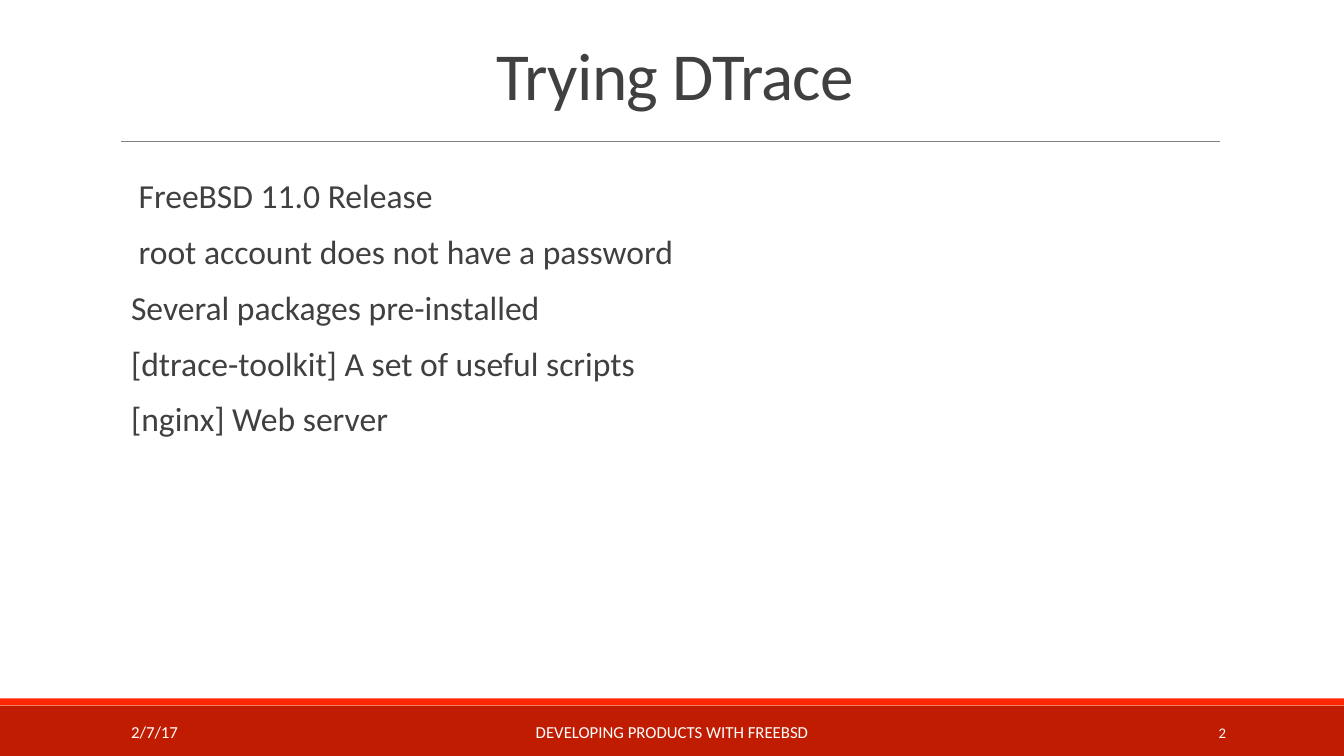
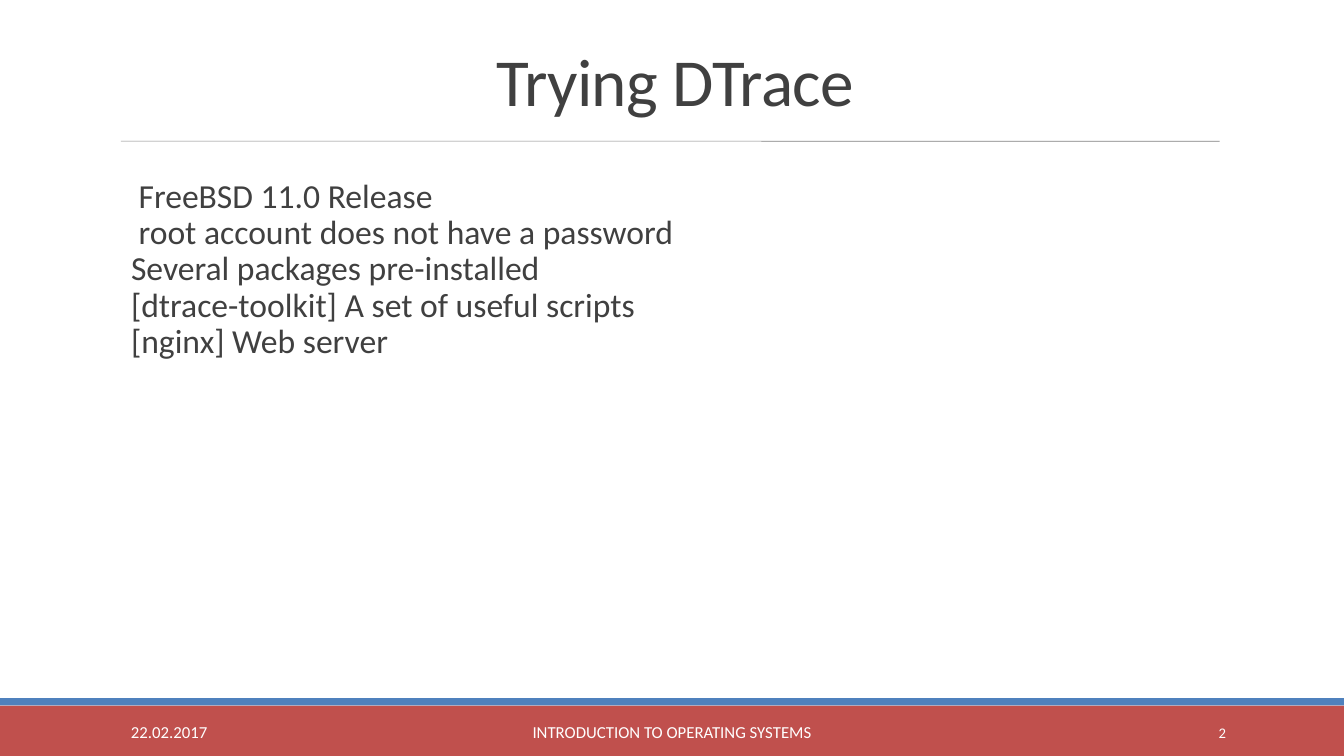
Before and after one commit to teachbsd/course, a slide deck: slide 2 of undergraduate/labs/setup.pptx. Drawn at 1344x756 pixels with LibreOffice and Linux fonts; fonts in the diff are those of the drawing; background and template pictures are left out. Boxes give left, top, right and bottom in pixels: in the first picture for what was removed or moved away, otherwise in the second. Text is boxed around its words. In the diff, an @@ line names an element or a change of style, - is before the commit and + after.

Commit message:
Fix the footers
Some footers in the slides presented so far had „Developing products
with FreeBSD“ in the footer. I changed that to read „Introduction to
Operating Systems“. The other slides have the same problem, but I only
fixed the ones we presented so far.

```diff
--- a/undergraduate/labs/setup.pptx
+++ b/undergraduate/labs/setup.pptx
@@ text "Trying DTrace" at [497, 60, 854, 118]: line spacing 0.85 to 1 @@
@@ line (121, 141) - (1220, 141): stroke #808080 0.5 pt to #808080 0.51 pt @@
@@ text "FreeBSD 11.0 Release" at [131, 184, 673, 359]: less space between paragraphs @@
@@ rectangle at [0, 706, 1344, 756]: fill #C01C01 to #C0504D @@
@@ rectangle at [0, 699, 1344, 706]: fill #FF2602 to #4F81BD @@
@@ text at [131, 727, 207, 738]: text changed @@
-2/7/17
+22.02.2017
@@ text at [533, 727, 812, 738]: text changed @@
-DEVELOPING PRODUCTS WITH FREEBSD
+INTRODUCTION TO OPERATING SYSTEMS
```
Also in this commit, not shown: 4 other slides changed, 1 other file.
